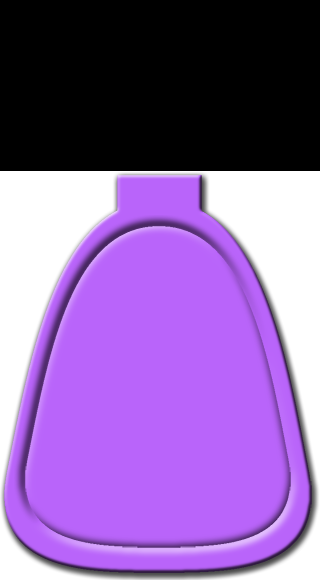
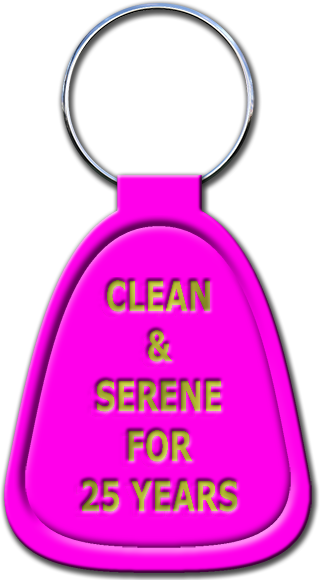
Two versions of the same layered image (w=320, h=580). Layer-by-layer changes:
hid "Mask" over bbox(0, 0, 320, 171)
showed group "English" (12 layers) over bbox(47, 260, 268, 522)
showed "CLEAN & SERENE FOR 25 YEARS" over bbox(76, 280, 238, 517)
showed group "Ring" (1 layers) over bbox(61, 2, 255, 187)
